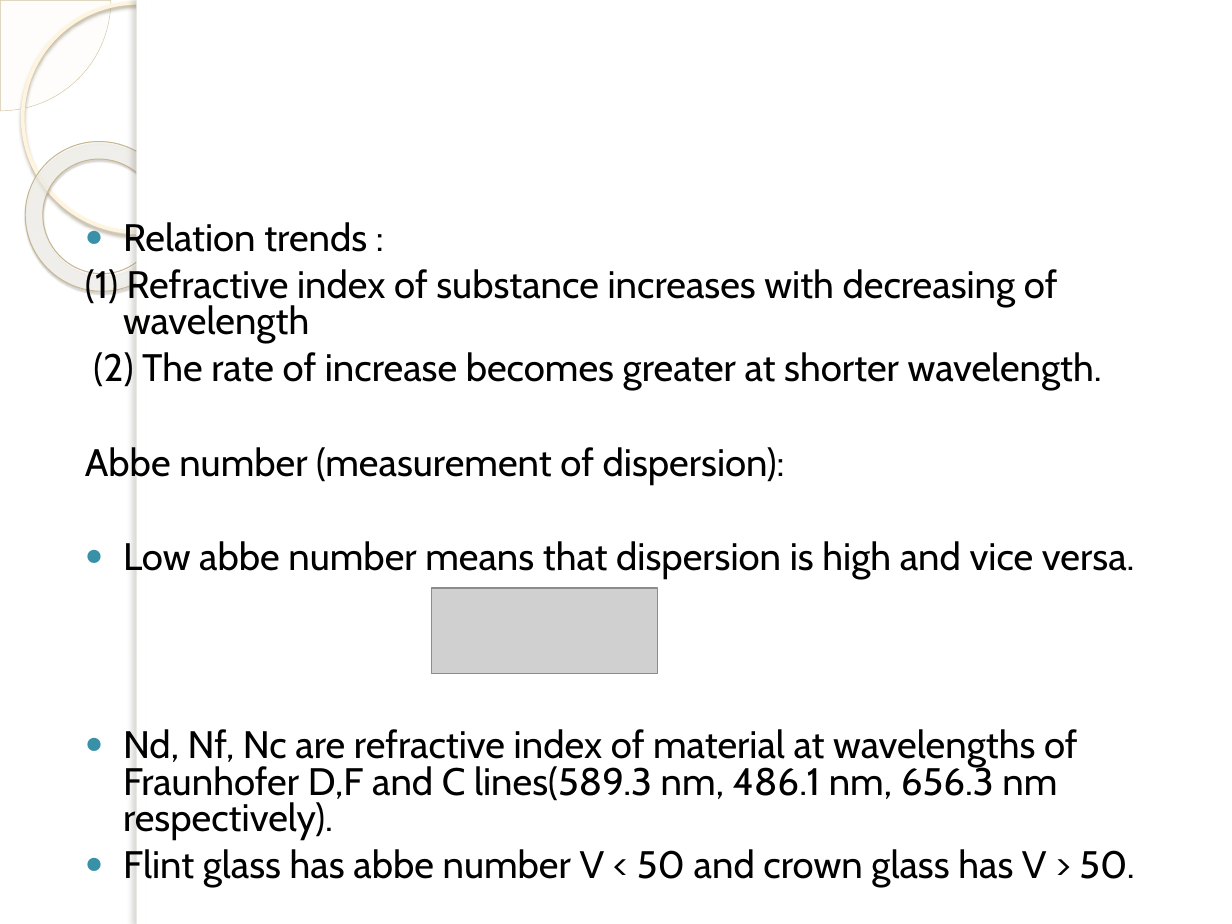
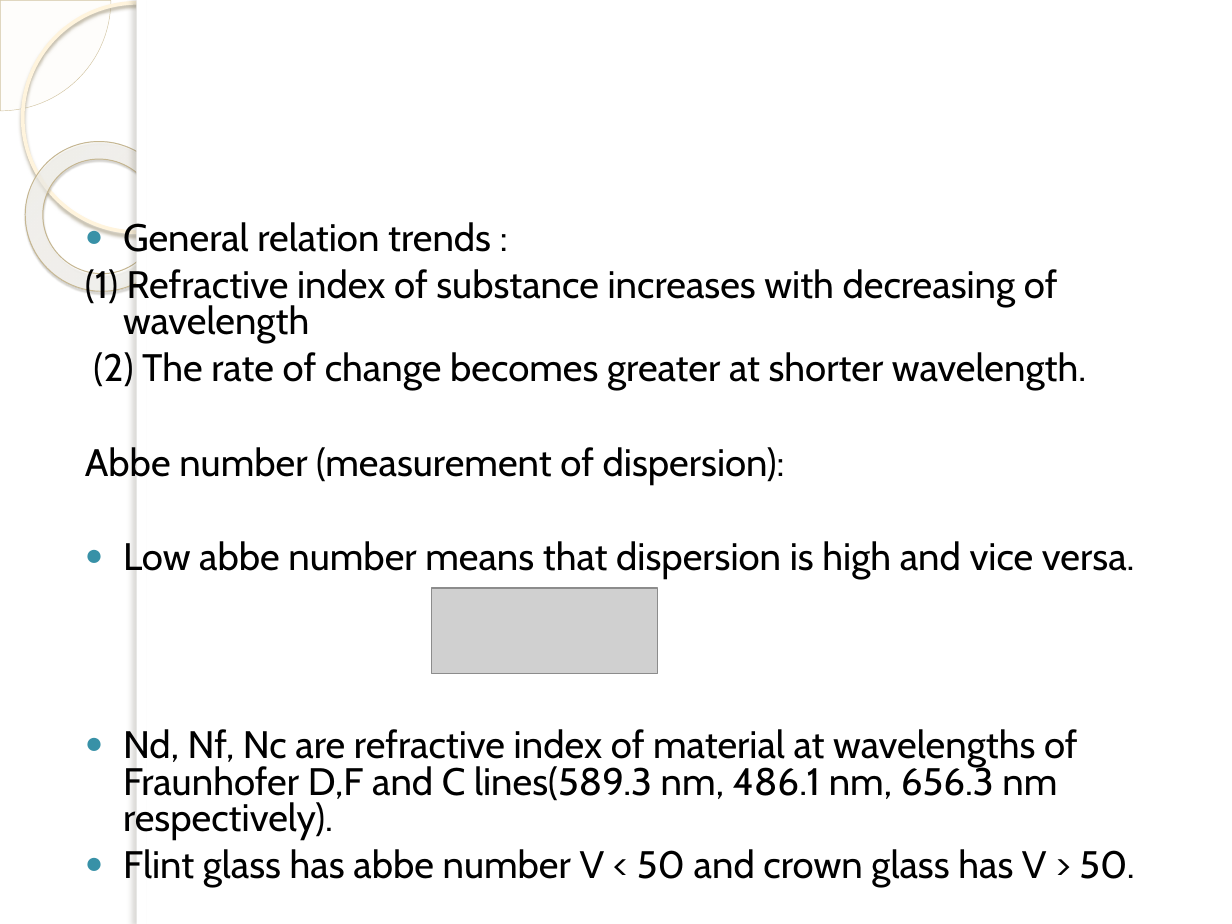
Before and after one commit to rid181198/optical-properties, a slide deck: slide 4 of Optical analysis of different glass types.pptx. Drawn at 1232x924 pixels with LibreOffice and Linux fonts; fonts in the diff are those of the drawing; grey boxes stand for pictures; background and template pictures are left out. Boxes give left, top, right and bottom in pixels: in the first picture for what was removed or moved away, otherwise in the second. Text is boxed around its words. In the diff, an @@ line names an element or a change of style, - is before the commit and + after.

```diff
--- a/Optical analysis of different glass types.pptx
+++ b/Optical analysis of different glass types.pptx
@@ text at <box>123,222,491,252</box>: text changed @@
-● Relation trends :
+● General relation trends :
@@ text at <box>93,352,1086,391</box>: text changed @@
-(2) The rate of increase becomes greater at shorter wavelength.
+(2) The rate of change becomes greater at shorter wavelength.
```
Also in this commit, not shown: 10 other slides changed, 6 slides added, 1 slide removed, 6 other files.
